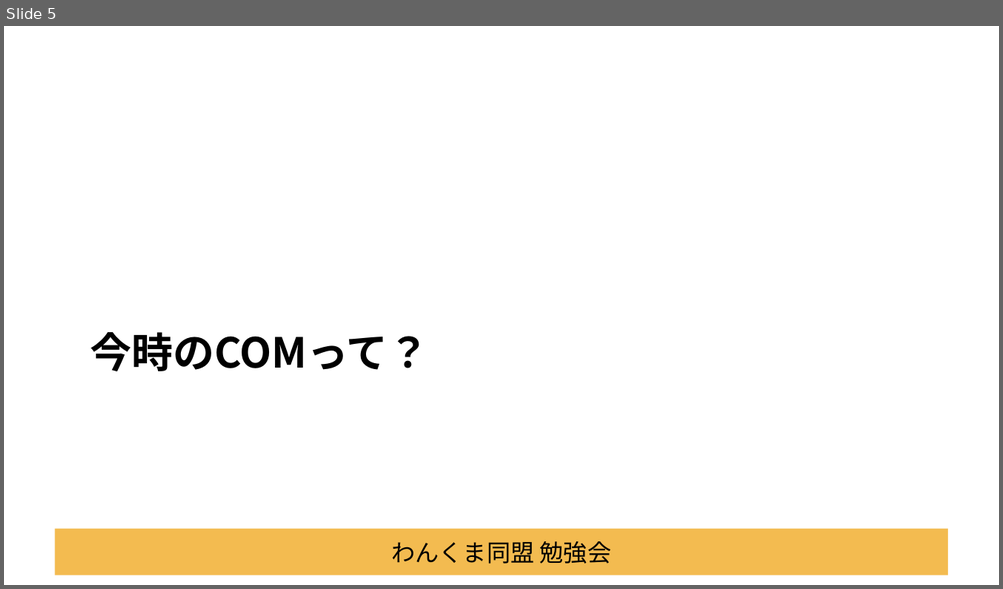
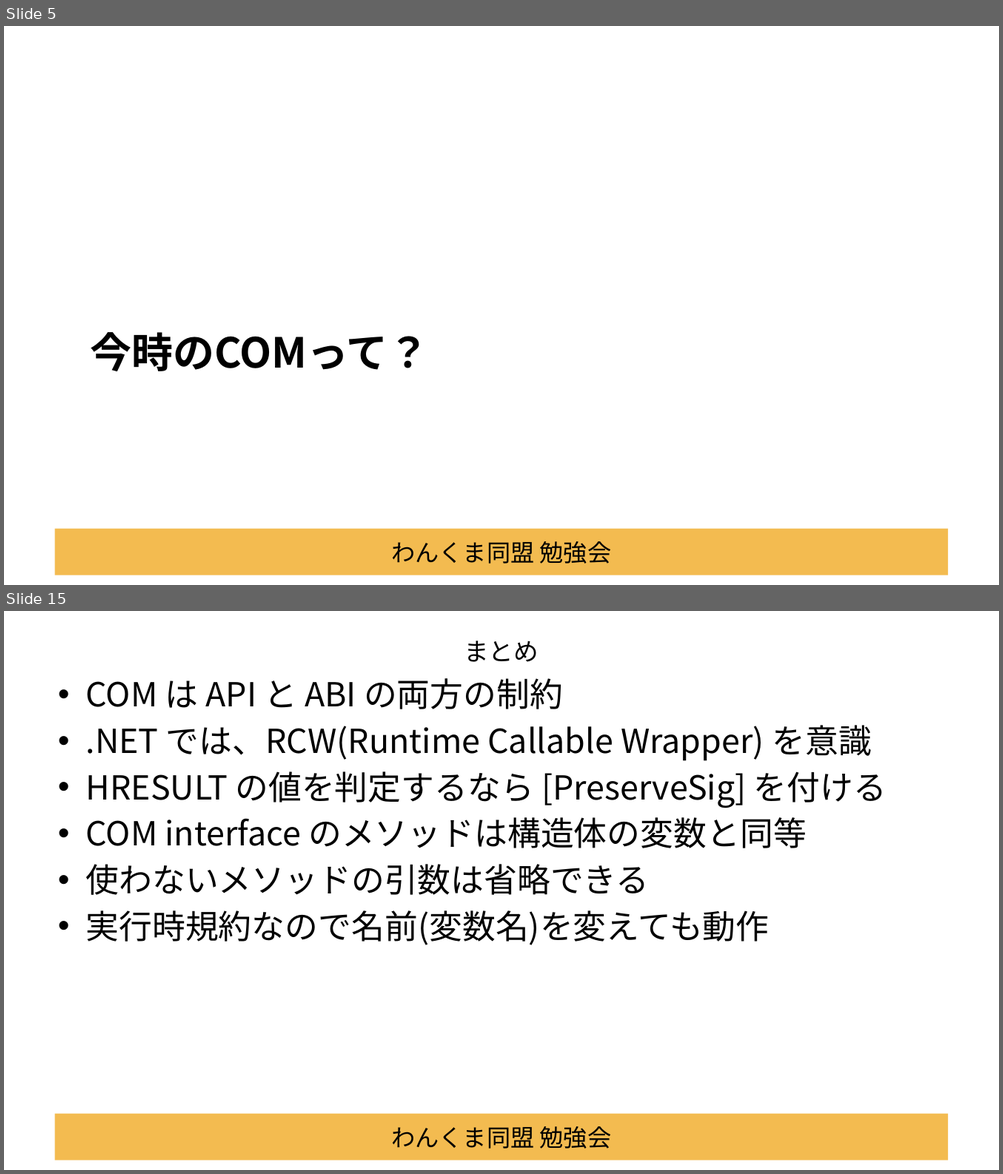
Before and after one commit to Tocchann/dotnetlab202009, a slide deck: Documents/セッション資料.pptx. Shown one above the other, each under a label of ours: slide 5 before the commit, slides 5 and 15 after it; the slides between them are not shown. The pictures are 1003x589 and 1003x1174 pixels, drawn with LibreOffice and Linux fonts; fonts in the diff are those of the drawing; background and template pictures are left out. Boxes give left, top, right and bottom in pixels: in the first picture for what was removed or moved away, otherwise in the second. Text is boxed around its words. In the diff, an @@ line names an element or a change of style, - is before the commit and + after.

```diff
--- a/Documents/セッション資料.pptx
+++ b/Documents/セッション資料.pptx
@@ slide 15 added at box(4, 611, 999, 1170), background #FFFFFF; not listed: 1 template element that a slide beside it also shows @@
@@ title added at box(464, 641, 538, 662), 24 pt, text #000000 @@
+まとめ
@@ text added at box(86, 678, 886, 945), 32 pt, text #000000 @@
+• COM は API と ABI の両方の制約
+• .NET では、RCW(Runtime Callable Wrapper) を意識
+• HRESULT の値を判定するなら [PreserveSig] を付ける
+• COM interface のメソッドは構造体の変数と同等
+• 使わないメソッドの引数は省略できる
+• 実行時規約なので名前(変数名)を変えても動作
```
Also in this commit, not shown: 5 slides changed, 8 other slides added, 5 other files.
